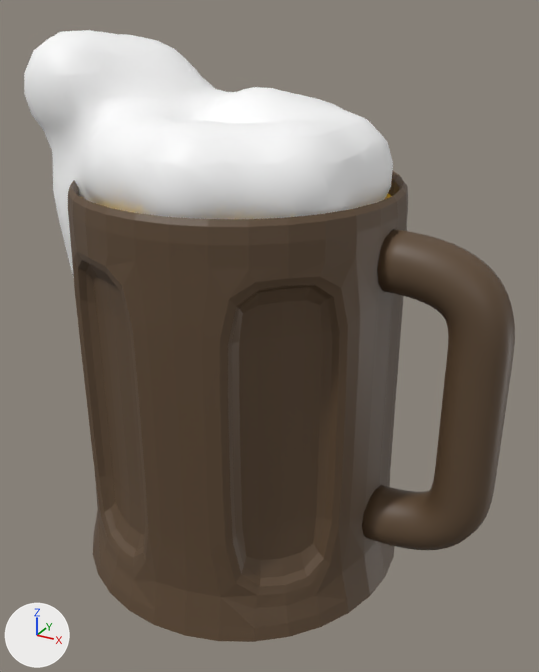
One commit to the Blender file Swords and Sails/Tavern/Beer mug.blend: the scene before it, then after it.
Camera for both pictures: a camera (50 mm lens) standing at (2.26, -3.65, 3.42) and looking at (0.23, 0.04, 1.57). The lights are fixed; the arrows at lower left show +X, +Y and +Z.

In view in the first picture: 'Main ', 'Mball.022', 'NurbsPath'.
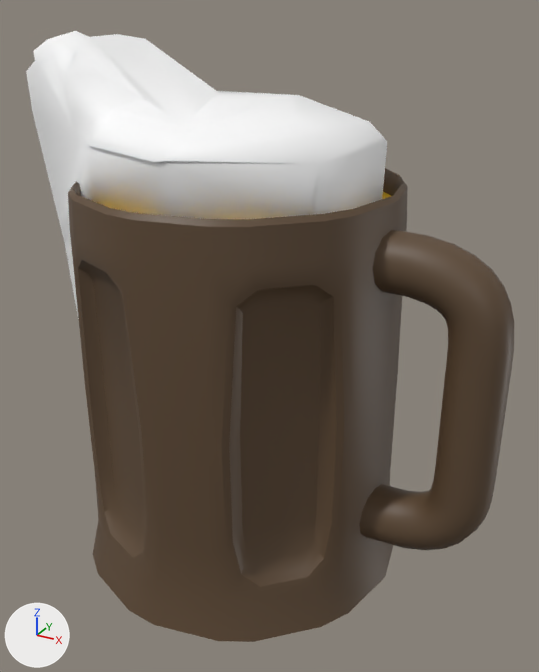
The change, as JSON lines over the scene's bpy script:
```json
{"block": "me_mesh", "where": "# used by ob_mball_022; location = (0.079, 0.194, 2.449); scale = (0.281, 0.281, 0.281)"}
{"op": "remove", "block": "me_mesh", "code": "me_mesh.from_pydata(...)  # 1441 vertices, 1742 faces; spans x -5.01..2.86, y -3.57..2.73, z -7.37..3.03"}
{"op": "add", "block": "me_mesh", "code": "me_mesh.from_pydata(...)  # 1362 vertices, 1676 faces; spans x -5.01..2.86, y -3.57..2.73, z -7.37..3.03"}
{"block": "me_mesh", "change": "me_mesh part 1"}
{"block": "me_mesh", "change": "52 vertices are removed from x -4.6..2.6, y -3.4..2.2, z -0.55..2.68"}
{"block": "me_mesh", "change": "199 faces are deleted"}
{"block": "me_mesh", "change": "157 new faces join them"}
{"block": "me_mesh", "change": "me_mesh part 2"}
{"block": "me_mesh", "change": "2 vertices are removed from x -1.4, y 1.79..1.8, z -0.54"}
{"block": "me_mesh", "change": "8 faces are deleted"}
{"block": "me_mesh", "change": "6 new faces join them"}
{"block": "me_mesh", "change": "me_mesh part 3"}
{"block": "me_mesh", "change": "25 vertices are removed from x -4.6..-2.2, y -1.82..1.0, z -6.94..-0.92"}
{"block": "me_mesh", "change": "93 faces are deleted"}
{"block": "me_mesh", "change": "71 new faces join them"}
{"block": "me_cylinder_005", "where": "# used by ob_main; location = (0.024, 0.056, -0.155); rotation_euler = (0.0, 0.0, 3.53), in degrees (0, 0, 202)"}
{"op": "remove", "block": "me_cylinder_005", "code": "me_cylinder_005.from_pydata(...)  # 912 vertices, 882 faces; spans x -1.06..1.06, y -1.06..1.06, z 0.16..2.68"}
{"op": "add", "block": "me_cylinder_005", "code": "me_cylinder_005.from_pydata(...)  # 460 vertices, 440 faces; spans x -1.06..1.06, y -1.04..1.06, z 0.16..2.68"}
{"block": "me_cylinder_005", "change": "me_cylinder_005 part 4: 452 vertices removed from x -1.04..1.04, y -1.06..1.04, z 0.16..2.68"}
{"op": "remove", "block": "ob_nurbspath", "code": "_m = ob_nurbspath.modifiers.new('Solidify', 'SOLIDIFY')"}
{"op": "add", "block": "ob_mball_022", "code": "_m = ob_mball_022.modifiers.new('Decimate', 'DECIMATE')"}
{"op": "add", "block": "ob_mball_022", "code": "_m.decimate_type = 'DISSOLVE'"}
{"op": "add", "block": "ob_mball_022", "code": "_m.iterations = 11"}
{"op": "add", "block": "ob_mball_022", "code": "_m.angle_limit = 0.606"}
```

Where the change shows, as pixel boxes [x1, y1, x2, y2] in the pictures (539 x 672 px; the box of a moved part takes in the faces that stretch with it):
```json
{"object": "Main ", "change": "reshaped", "before": [68, 171, 408, 642], "after": [68, 168, 408, 642]}
{"object": "Mball.022", "change": "reshaped, modifiers changed", "before": [24, 30, 393, 278], "after": [26, 31, 387, 319]}
{"object": "NurbsPath", "change": "modifiers changed", "before": [362, 229, 515, 550], "after": [359, 230, 514, 550]}
{"part": 1, "of": "me_mesh", "change": "moved or reshaped", "before": [24, 38, 383, 219], "after": [39, 31, 387, 214]}
{"part": 3, "of": "me_mesh", "change": "moved or reshaped", "before": [65, 244, 73, 266], "on screen": "not visible afterwards"}
{"part": 4, "of": "me_cylinder_005", "change": "deleted", "before": [68, 171, 408, 642], "on screen": "brown"}
```
